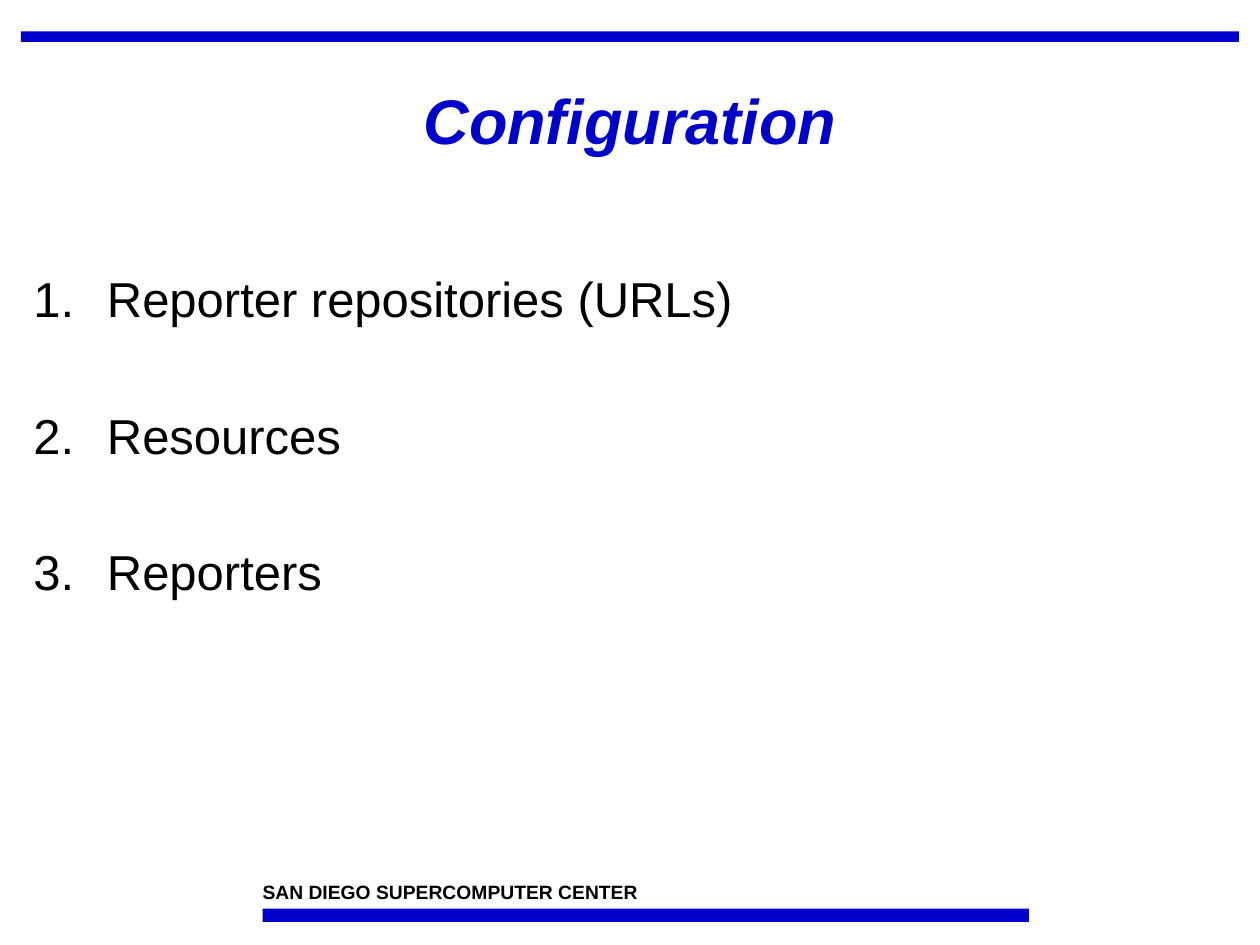
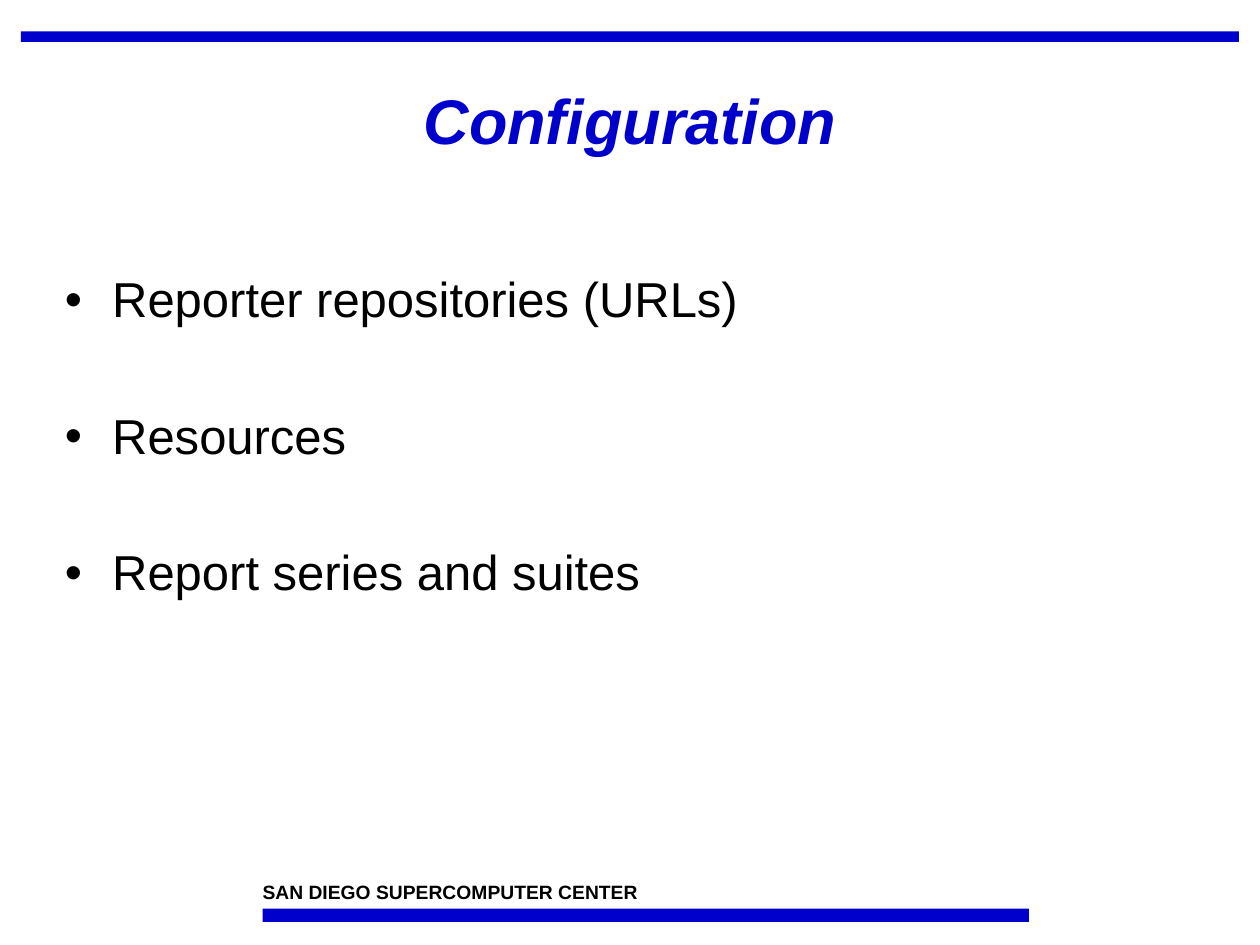
Before and after one commit to IncaProject/inca-xsede, a slide deck: slide 6 of talks/feb-06-workshop/control.ppt (slide 5 before the commit). Drawn at 1260x945 pixels with LibreOffice and Linux fonts; fonts in the diff are those of the drawing; background and template pictures are left out. Boxes give left, top, right and bottom in pixels: in the first picture for what was removed or moved away, otherwise in the second. Text is boxed around its words. In the diff, an @@ line names an element or a change of style, - is before the commit and + after.

```diff
--- a/talks/feb-06-workshop/control.ppt
+++ b/talks/feb-06-workshop/control.ppt
@@ text at [112, 281, 738, 455]: bullet 1. to • @@
@@ text at [112, 554, 640, 600]: text changed @@
-3. Reporters
+• Report series and suites
```
Also in this commit, not shown: 12 other slides changed, 11 slides added, 9 slides removed.
